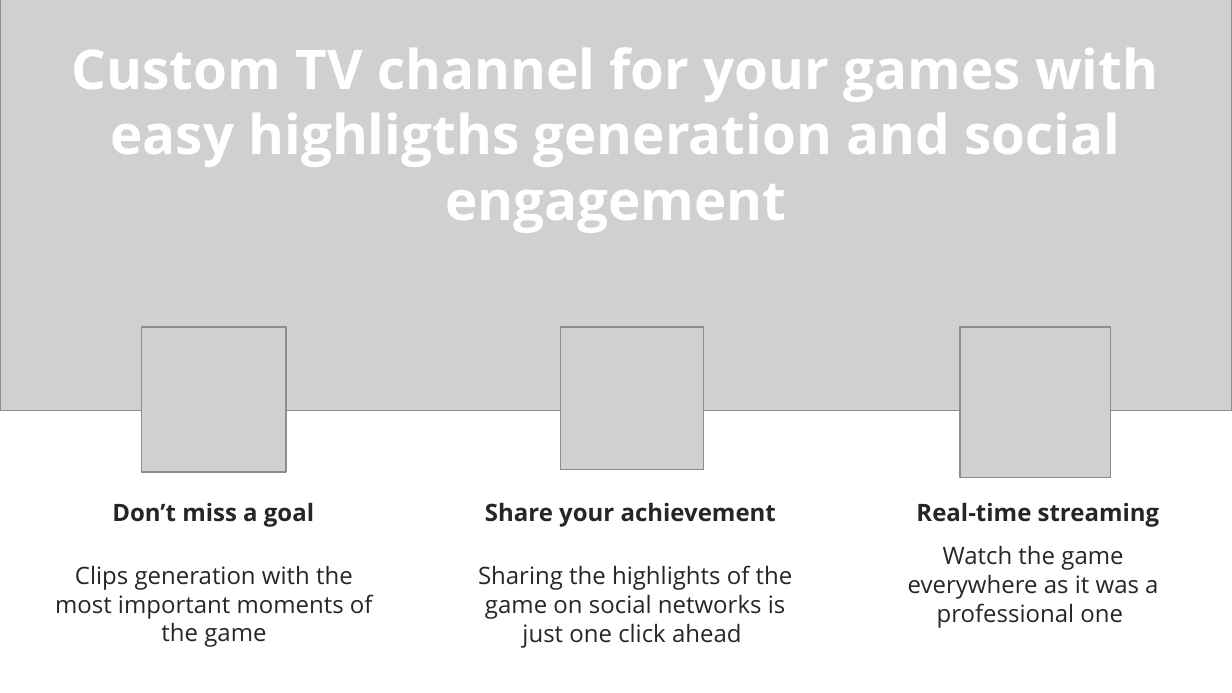
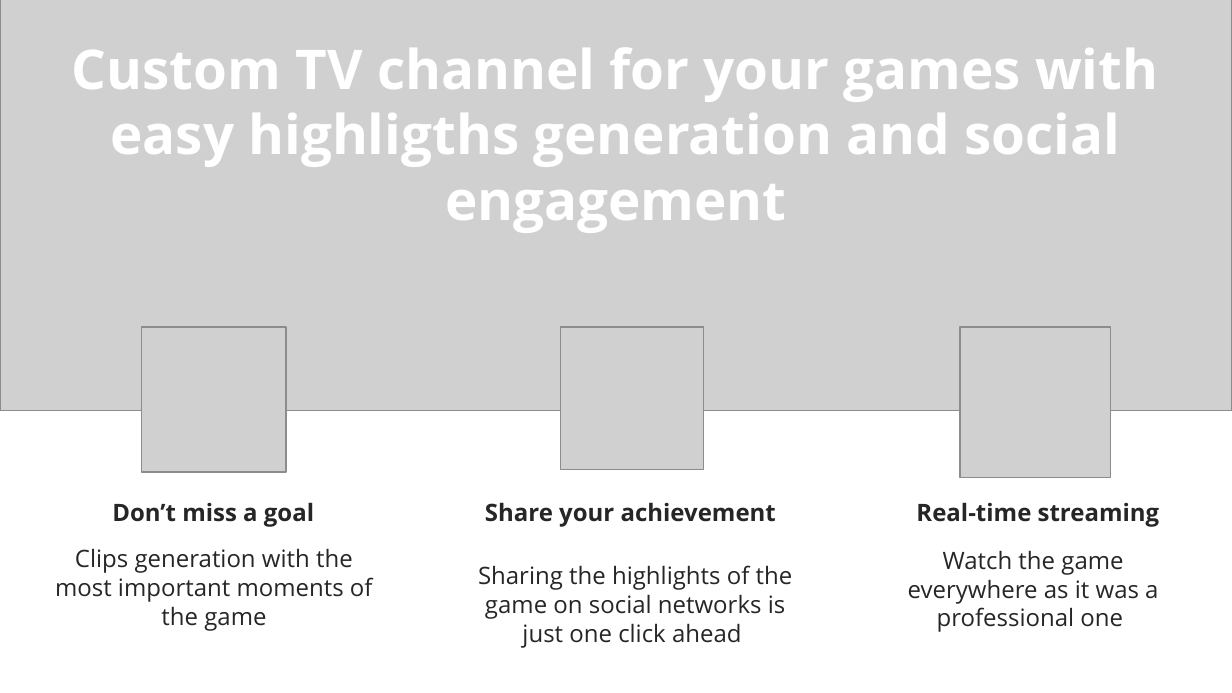
Before and after one commit to adidasMADHackathon/AdidasHack-Competize, a slide deck: slide 4 of Slides.pptx. Drawn at 1232x693 pixels with LibreOffice and Linux fonts; fonts in the diff are those of the drawing; grey boxes stand for pictures. Boxes give left, top, right and bottom in pixels: in the first picture for what was removed or moved away, otherwise in the second. Text is boxed around its words. In the diff, an @@ line names an element or a change of style, - is before the commit and + after.

```diff
--- a/Slides.pptx
+++ b/Slides.pptx
@@ text "Clips generation with the most ..." moved from (x1=55, y1=565, x2=373, y2=647) to (x1=55, y1=548, x2=373, y2=631) @@
@@ text "Watch the game everywhere as ..." moved from (x1=908, y1=545, x2=1158, y2=628) to (x1=908, y1=550, x2=1158, y2=632) @@
```
Also in this commit, not shown: 1 other slide changed.
